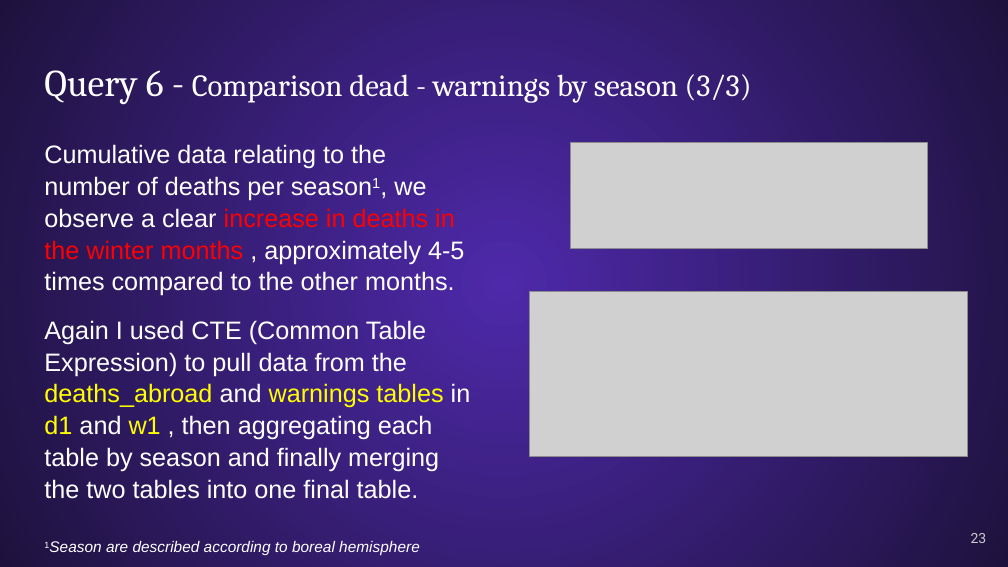
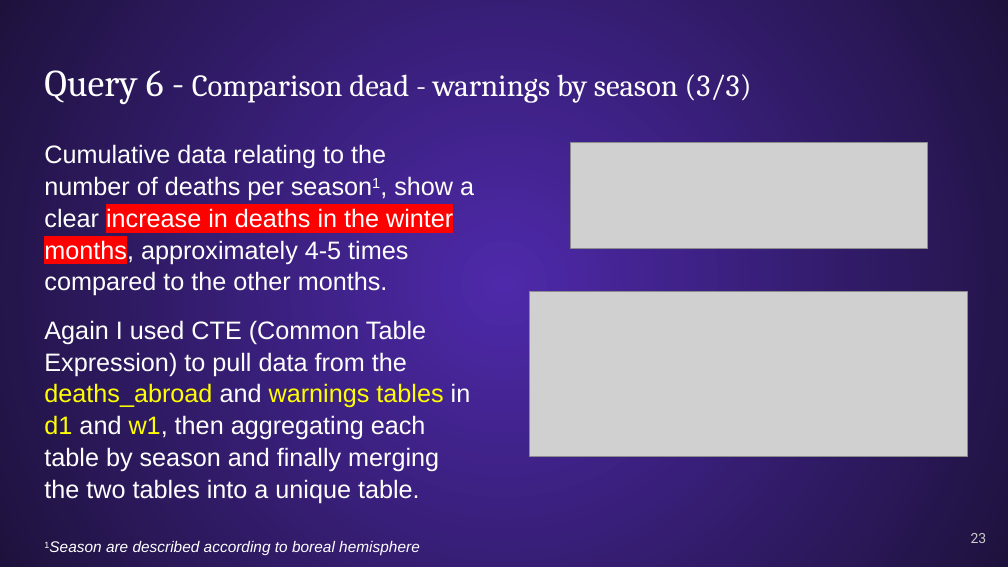
Before and after one commit to mrmirkorossi/SQL, a slide deck: slide 23 of Project SQL - Presentation v3 ENG.pptx. Drawn at 1008x567 pixels with LibreOffice and Linux fonts; fonts in the diff are those of the drawing; grey boxes stand for pictures. Boxes give left, top, right and bottom in pixels: in the first picture for what was removed or moved away, otherwise in the second. Text is boxed around its words. In the diff, an @@ line names an element or a change of style, - is before the commit and + after.

```diff
--- a/Project SQL - Presentation v3 ENG.pptx
+++ b/Project SQL - Presentation v3 ENG.pptx
@@ text at box(44, 144, 474, 503): text changed @@
-Cumulative data relating to the number of deaths per season1, we observe a clear increase in deaths in the winter months , approximately 4-5 times compared to the other months.
-Again I used CTE (Common Table Expression) to pull data from the deaths_abroad and warnings tables in d1 and w1 , then aggregating each table by season and finally merging the two tables into one final table.
+Cumulative data relating to the number of deaths per season1, show a clear increase in deaths in the winter months, approximately 4-5 times compared to the other months.
+Again I used CTE (Common Table Expression) to pull data from the deaths_abroad and warnings tables in d1 and w1, then aggregating each table by season and finally merging the two tables into a unique table.
```
Also in this commit, not shown: 19 other slides changed.
